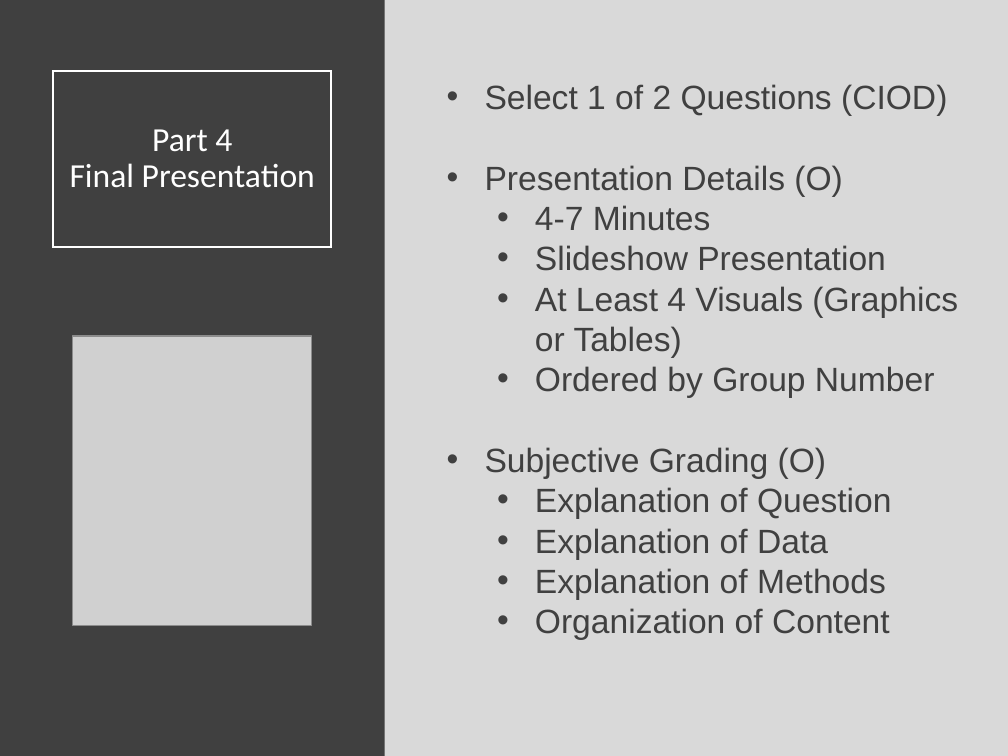
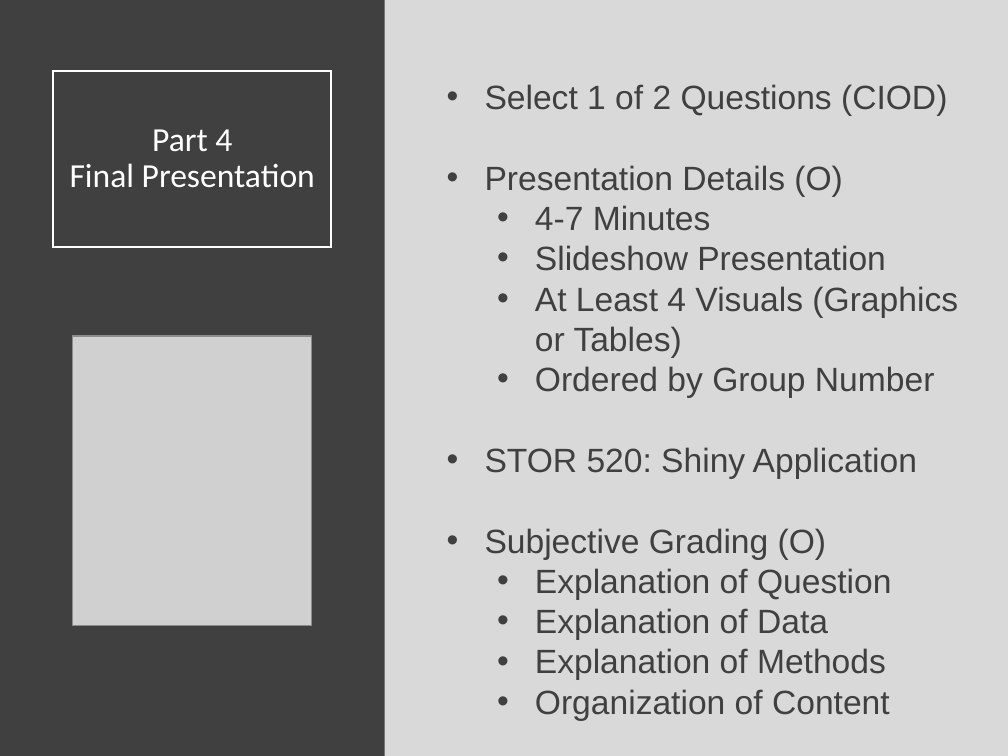
Before and after one commit to SuperMarioGiacomazzo/STOR320_WEBSITE, a slide deck: slide 12 of Lecture/Final Project 2/Final_Project_2_Lecture.pptx. Drawn at 1008x756 pixels with LibreOffice and Linux fonts; fonts in the diff are those of the drawing; grey boxes stand for pictures. Boxes give left, top, right and bottom in pixels: in the first picture for what was removed or moved away, otherwise in the second. Text is boxed around its words. In the diff, an @@ line names an element or a change of style, - is before the commit and + after.

```diff
--- a/Lecture/Final Project 2/Final_Project_2_Lecture.pptx
+++ b/Lecture/Final Project 2/Final_Project_2_Lecture.pptx
@@ text at (485, 447, 917, 479): paragraph added @@
+• STOR 520: Shiny Application
```
Also in this commit, not shown: 1 other file.
